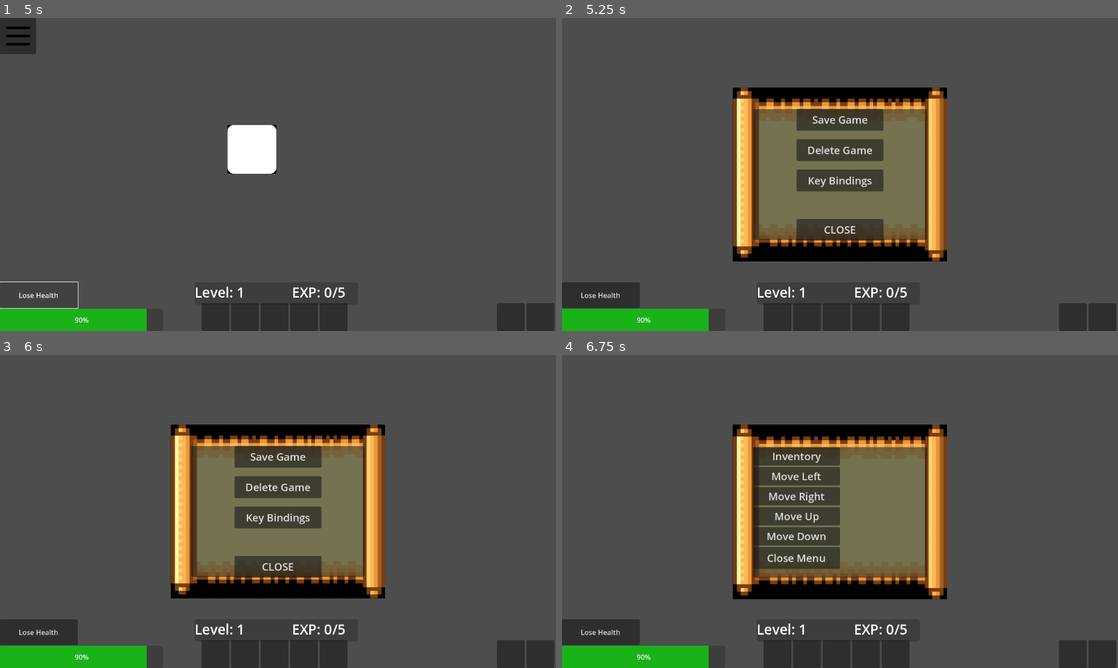
Above: before the commit, frames 1-4 (two rows, left to right).
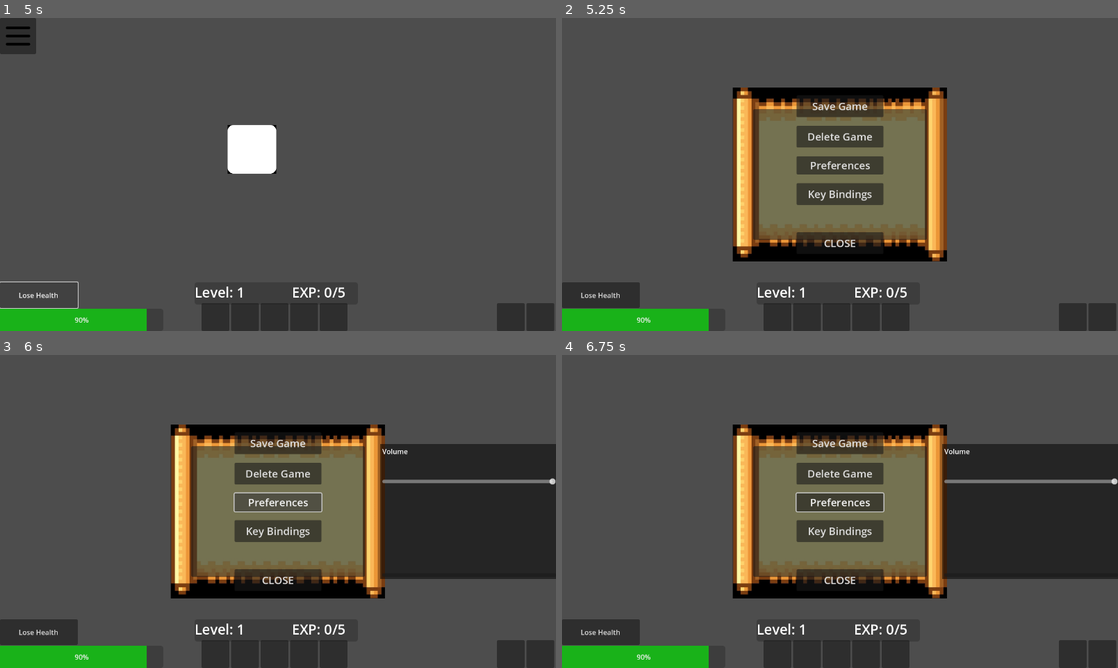
Above: after the commit, the same moments.

Repository: trex414/Profpocalypse-Purdue-Edition
Game: Godot game, scene res://test_main.tscn
Same seed, same stepped clock (60 frames per second), same inputs: the game is played once before the commit and once after it.
Inputs (mouse positions are in pixels of both pictures, inside the frame that each line leads up to):
- Up to frame 1 (5 s): click (216, 318) at 0.52 s; click (244, 318) at 1.27 s; click (272, 318) at 2 s; click (305, 318) at 2.75 s; click (333, 318) at 3.5 s; click "Lose Health" at 4.25 s
- Up to frame 2 (5.25 s): click (578, 36) at 5 s
- Up to frame 3 (6 s): click (278, 502) at 5.75 s, where only the run after the commit has a clickable "Preferences"
- Up to frame 4 (6.75 s): click "Key Bindings" at 6.5 s

Frame 1 is identical in both runs. In frame 2, 4.3% of the frame differs, in the area x 42-58%, y 25-74%; in frame 3, 18%; in frame 4, 21%, in the area x 30-100%, y 23-78%.

Commit message:
Added Prefernces settings and volume slider

Diff:
--- /dev/null
+++ b/Settings/scenes/control_preferences.gd
@@ -0,0 +1,20 @@
+extends Control
+
+@onready var volume_slider = $"Panel/VBoxContainer/Volume Slider"
+
+# Called when the node enters the scene tree for the first time.
+func _ready():
+	volume_slider.value = SaveManager.volume
+	volume_slider.connect("value_changed", _on_volume_changed)
+
+
+# Called every frame. 'delta' is the elapsed time since the previous frame.
+func _process(delta: float) -> void:
+	pass
+
+func _on_close_button_pressed():
+	queue_free()  # Closes the Preferences window
+
+func _on_volume_changed(value):
+	AudioServer.set_bus_volume_db(0, linear_to_db(value))
+	SaveManager.set_volume(value)
--- a/Settings/scenes/control_settings.gd
+++ b/Settings/scenes/control_settings.gd
@@ -8,9 +8,12 @@
 @onready var close_keybind_button = $"Panel/VBoxContainer/Control - Key Bind Menu/Panel/VBoxContainer/Close Keybind Menu"
 @onready var delete_confirm_dialog = $DeleteConfirmation
 @onready var HUD_settings_button = $"../Menu Button"
+#@onready var volume_slider = $"Panel/VBoxContainer/Volume Slider"
+@onready var preferences_button = $"Panel/VBoxContainer/Preferences Button"
 
 var is_open = false
 var keybind_menu_open = false
+var preferences_menu = null
 
 # Called when the node enters the scene tree for the first time.
 func _ready():
@@ -21,6 +24,9 @@
 	close_button.pressed.connect(toggle_menu)
 	keybind_menu_button.pressed.connect(toggle_keybind_menu)
 	close_keybind_button.pressed.connect(_on_CloseMenuButton_pressed)
+	preferences_button.pressed.connect(_on_preferences_button_pressed)
+	#volume_slider.value = SaveManager.volume
+	#volume_slider.connect("value_changed", _on_volume_changed)
 
 
 
@@ -68,3 +74,13 @@
 func _on_CloseMenuButton_pressed():
 	keybind_menu.visible = false
 	keybind_menu_open = !keybind_menu_open
+
+
+#func _on_volume_changed(value):
+#	AudioServer.set_bus_volume_db(0, linear_to_db(value))
+#	SaveManager.set_volume(value)
+
+func _on_preferences_button_pressed():
+	if preferences_menu == null:
+		preferences_menu = load("res://Settings/scenes/preferences_menu.tscn").instantiate()
+		add_child(preferences_menu)  # Add it to the scene
--- /dev/null
+++ b/Settings/scenes/preferences_menu.tscn
@@ -0,0 +1,64 @@
+[gd_scene load_steps=3 format=3 uid="uid://cabuwpqe23dna"]
+
+[ext_resource type="Script" path="res://Settings/scenes/control_preferences.gd" id="1_7m516"]
+
+[sub_resource type="StyleBoxFlat" id="StyleBoxFlat_l28qv"]
+bg_color = Color(0, 0, 0, 0.521569)
+expand_margin_left = 5.0
+expand_margin_top = 5.0
+expand_margin_right = 20.0
+expand_margin_bottom = 5.0
+
+[node name="Control - Preferences" type="Control"]
+layout_mode = 3
+anchors_preset = 15
+anchor_right = 1.0
+anchor_bottom = 1.0
+grow_horizontal = 2
+grow_vertical = 2
+script = ExtResource("1_7m516")
+
+[node name="Panel" type="Panel" parent="."]
+custom_minimum_size = Vector2(400, 300)
+layout_mode = 1
+anchors_preset = 6
+anchor_left = 1.0
+anchor_top = 0.5
+anchor_right = 1.0
+anchor_bottom = 0.5
+offset_left = -400.0
+offset_top = -150.0
+offset_bottom = 150.0
+grow_horizontal = 0
+grow_vertical = 2
+theme_override_styles/panel = SubResource("StyleBoxFlat_l28qv")
+
+[node name="VBoxContainer" type="VBoxContainer" parent="Panel"]
+custom_minimum_size = Vector2(400, 300)
+layout_mode = 1
+anchors_preset = 15
+anchor_right = 1.0
+anchor_bottom = 1.0
+grow_horizontal = 2
+grow_vertical = 2
+theme_override_constants/separation = 50
+alignment = 1
+
+[node name="Volume Label" type="Label" parent="Panel/VBoxContainer"]
+layout_direction = 2
+layout_mode = 2
+theme_override_font_sizes/font_size = 16
+text = "Volume"
+
+[node name="Volume Slider" type="HSlider" parent="Panel/VBoxContainer"]
+layout_direction = 2
+layout_mode = 2
+size_flags_vertical = 2
+max_value = 1.0
+step = 0.05
+value = 1.0
+
+[node name="Close Menu" type="Button" parent="Panel/VBoxContainer"]
+layout_mode = 2
+
+[connection signal="pressed" from="Panel/VBoxContainer/Close Menu" to="." method="_on_close_button_pressed"]
--- a/Settings/scenes/setting_menu.tscn
+++ b/Settings/scenes/setting_menu.tscn
@@ -71,6 +71,11 @@
 theme_override_colors/font_hover_pressed_color = Color(1, 0, 0, 1)
 theme_override_font_sizes/font_size = 24
 text = "Delete Game"
+
+[node name="Preferences Button" type="Button" parent="Panel/VBoxContainer"]
+layout_mode = 2
+theme_override_font_sizes/font_size = 24
+text = "Preferences"
 
 [node name="Key Binds Button" type="Button" parent="Panel/VBoxContainer"]
 custom_minimum_size = Vector2(200, 50)
--- a/scripts/SaveManager.gd
+++ b/scripts/SaveManager.gd
@@ -11,9 +11,11 @@
 
 var hud = null
 
+var volume = 1.0
+
 # Called when the node enters the scene tree for the first time.
-func _ready() -> void:
-	pass # Replace with function body.
+func _ready():
+	load_volume()
 
 
 # Called every frame. 'delta' is the elapsed time since the previous frame.
@@ -79,3 +81,20 @@
 		print("Save successfully deleted.")
 	else:
 		print("Failed to delete save. (No file)")
+
+
+func set_volume(value):
+	volume = value
+	AudioServer.set_bus_volume_db(0, linear_to_db(volume))
+	save_volume()
+
+func save_volume():
+	var config = ConfigFile.new()
+	config.set_value("audio", "volume", volume)
+	config.save("user://settings.cfg")
+
+func load_volume():
+	var config = ConfigFile.new()
+	if config.load("user://settings.cfg") == OK:
+		volume = config.get_value("audio", "volume", 1.0)
+		AudioServer.set_bus_volume_db(0, linear_to_db(volume))
